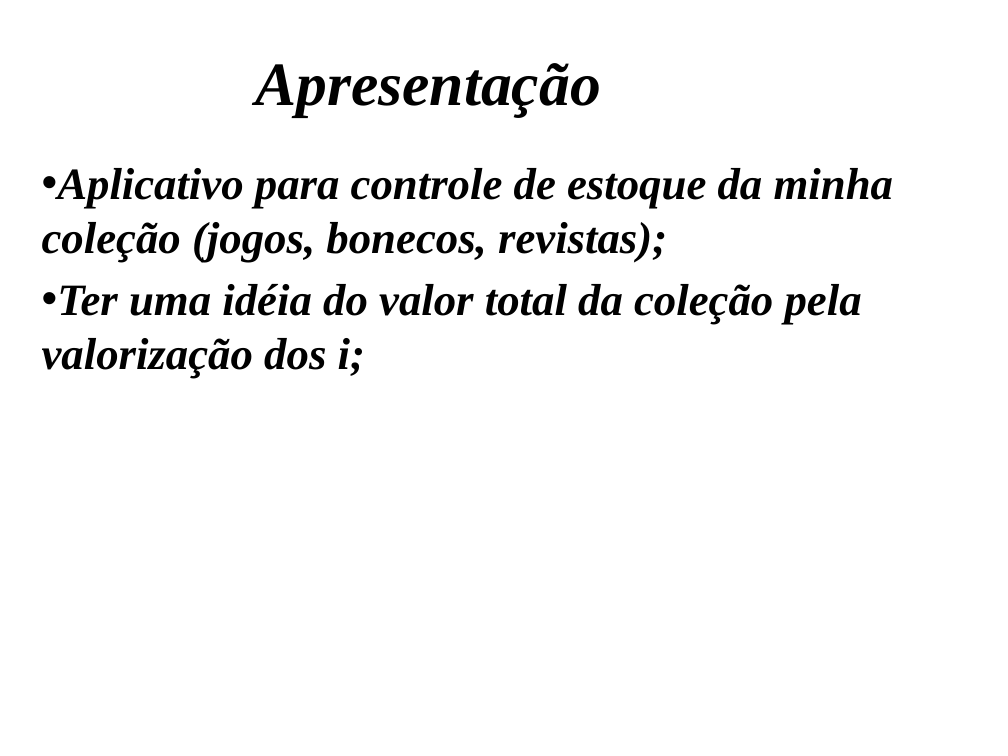
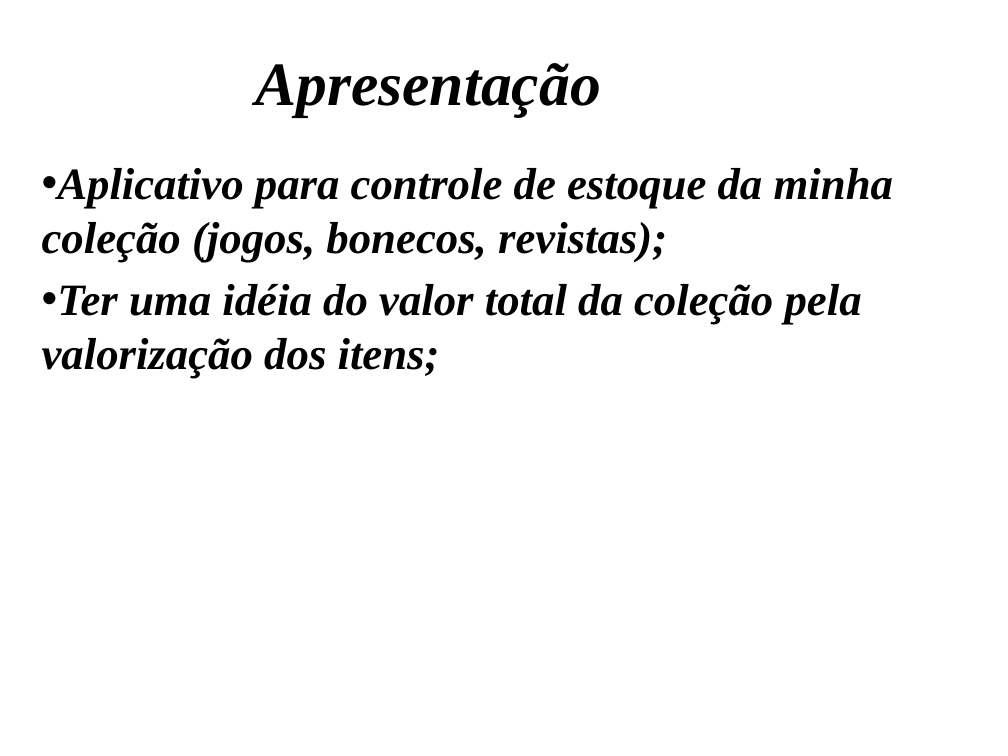
Before and after one commit to lucashermano/minhamuambaproject, a slide deck: slide 2 of entrega/Trabalho Android – Aplicativo Minha Muamba.pptx. Drawn at 1008x756 pixels with LibreOffice and Linux fonts; fonts in the diff are those of the drawing; background and template pictures are left out. Boxes give left, top, right and bottom in pixels: in the first picture for what was removed or moved away, otherwise in the second. Text is boxed around its words. In the diff, an @@ line names an element or a change of style, - is before the commit and + after.

```diff
--- a/entrega/Trabalho Android – Aplicativo Minha Muamba.pptx
+++ b/entrega/Trabalho Android – Aplicativo Minha Muamba.pptx
@@ subtitle at (42, 284, 862, 379): text changed @@
-• Ter uma idéia do valor total da coleção pela valorização dos i;
+• Ter uma idéia do valor total da coleção pela valorização dos itens;
```
Also in this commit, not shown: 1 other slide changed.
